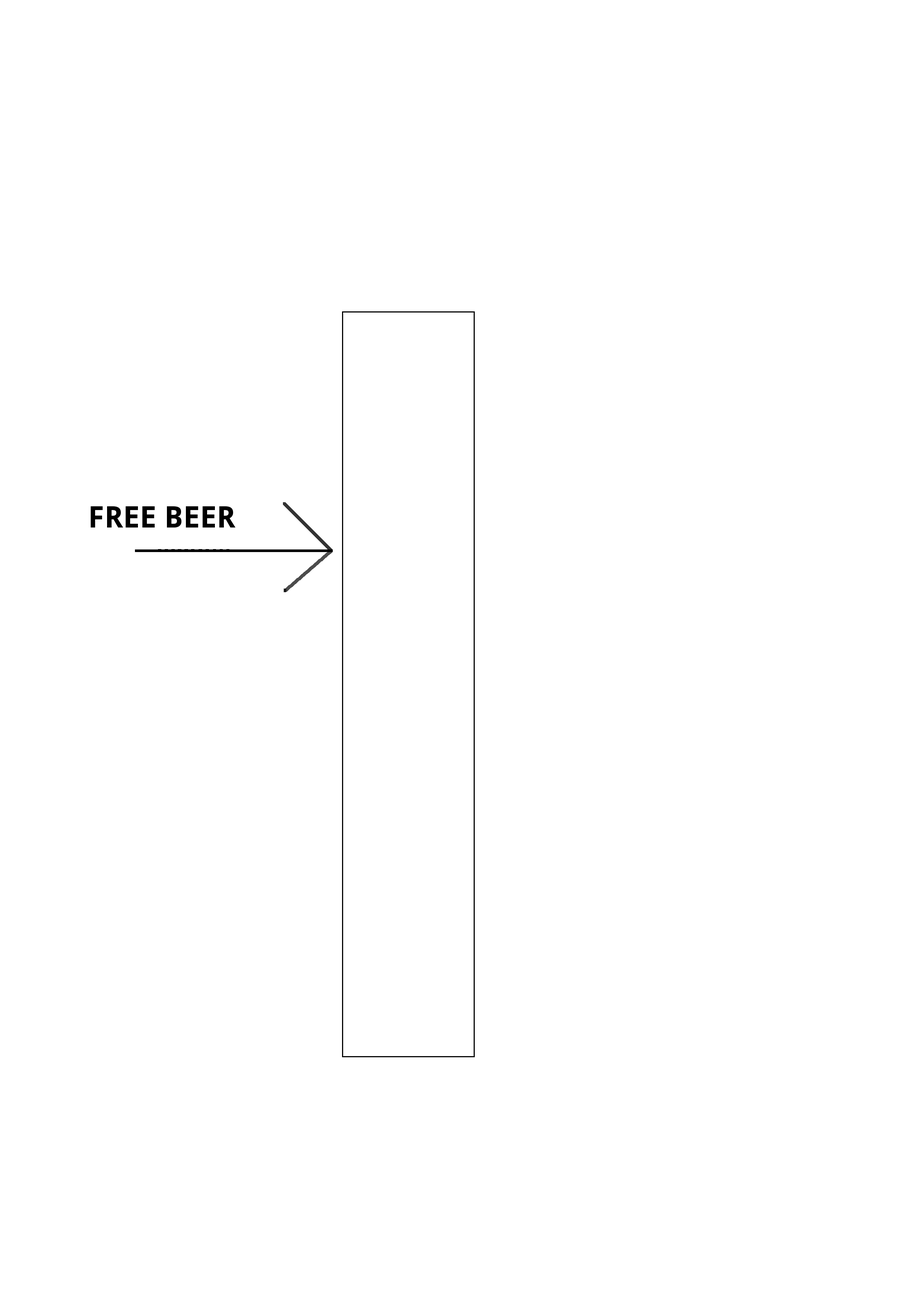
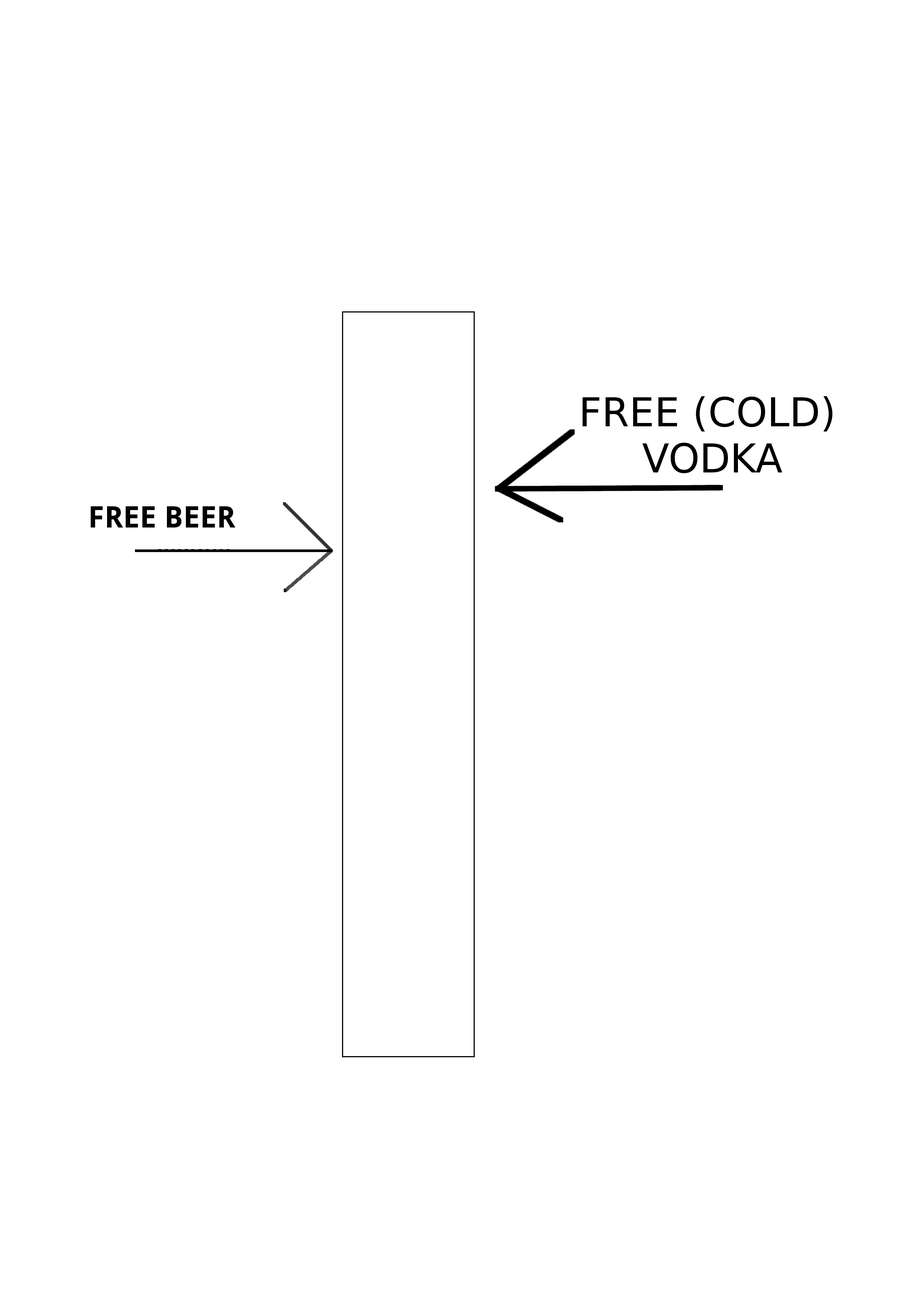
Two versions of the same layered image (922px x 1305px). Layer-by-layer changes:
added group "Layer Group" with 2 layers above "Background" over [494,396,833,523]
added layer "FREE (COLD) ..." in group "Layer Group" over [582,396,833,474]
added layer "vodka arrow" in group "Layer Group" over [494,428,724,523]
